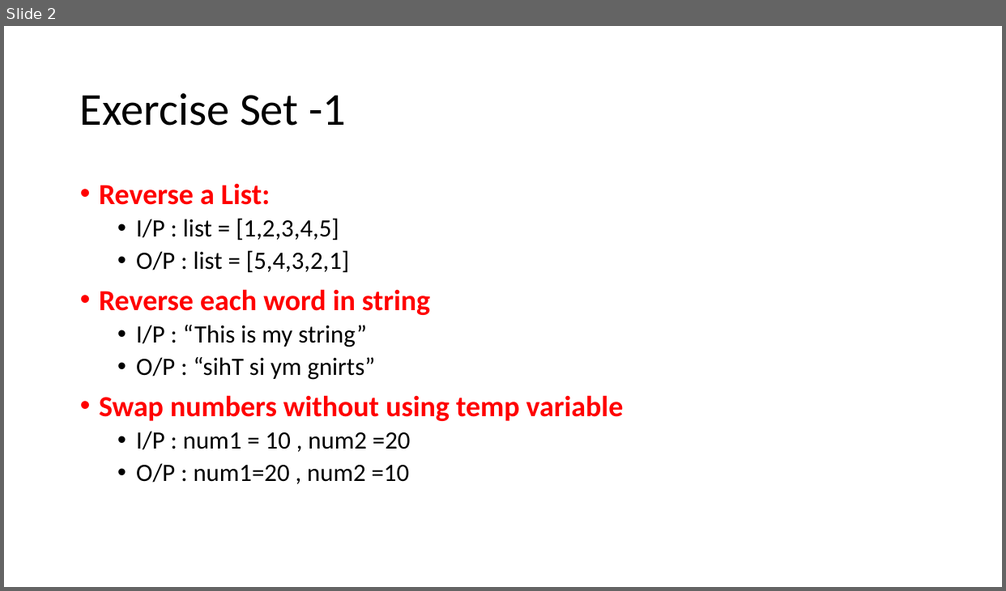
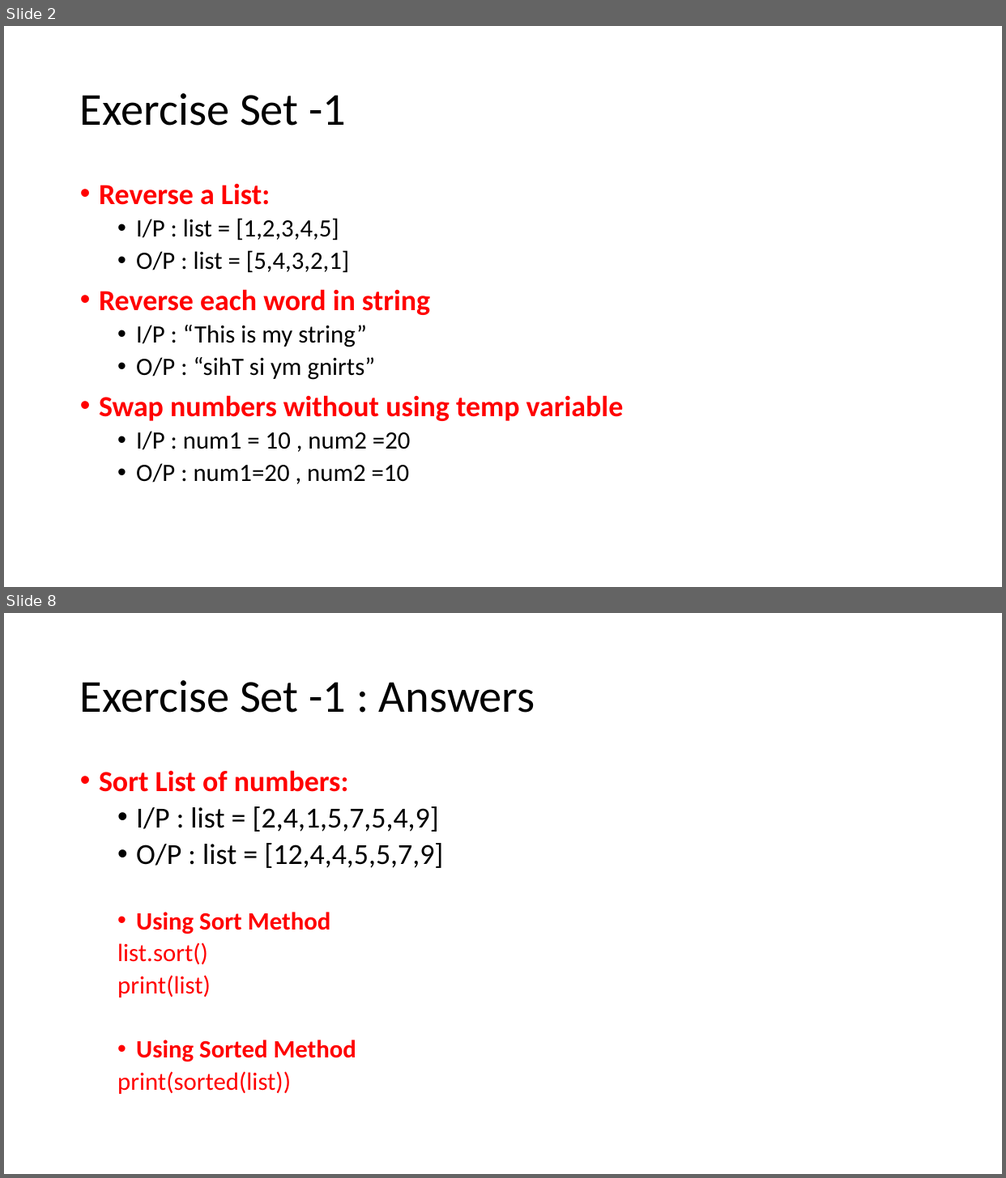
Before and after one commit to techatronian/SeleniumPython_AugBatch, a slide deck: Exercises.pptx. Shown one above the other, each under a label of ours: slide 2 before the commit, slides 2 and 8 after it; the slides between them are not shown. The pictures are 1006x591 and 1006x1178 pixels, drawn with LibreOffice and Linux fonts; fonts in the diff are those of the drawing. Boxes give left, top, right and bottom in pixels: in the first picture for what was removed or moved away, otherwise in the second. Text is boxed around its words. In the diff, an @@ line names an element or a change of style, - is before the commit and + after.

Commit message:
added answers for exercise1

```diff
--- a/Exercises.pptx
+++ b/Exercises.pptx
@@ slide 8 added at (x1=4, y1=613, x2=1002, y2=1174), background #FFFFFF @@
@@ title added at (x1=80, y1=680, x2=535, y2=713), 44 pt, text #000000 @@
+Exercise Set -1 : Answers
@@ text added at (x1=99, y1=770, x2=443, y2=1094), 24 pt, text #FF0000 @@
+• Sort List of numbers:
+  • I/P : list = [2,4,1,5,7,5,4,9]
+  • O/P : list = [12,4,4,5,5,7,9]
+  • Using Sort Method
+  list.sort()
+  print(list)
+  • Using Sorted Method
+  print(sorted(list))
```
Also in this commit, not shown: 1 slide changed, 5 other slides added.
